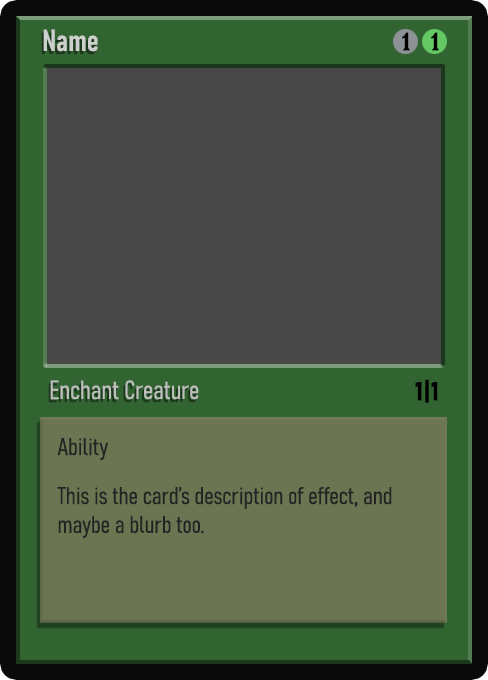
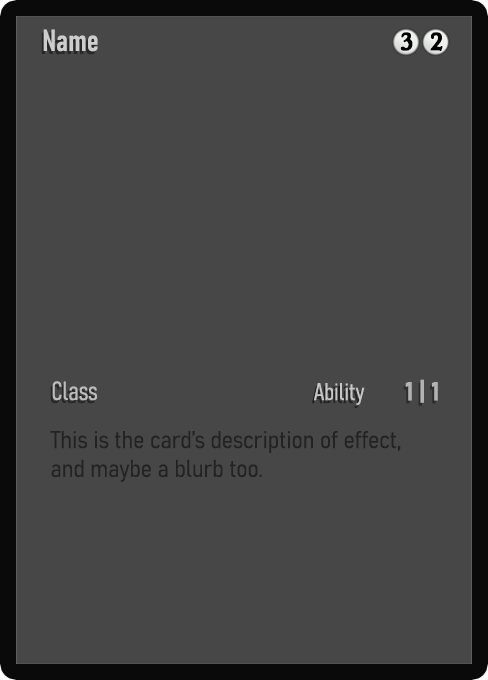
Layers edited between the first and the second 488 × 680 image:
removed group "Group 1" (17 layers) over [16, 16, 472, 664]
moved "COST" out of group "Group 1" over [392, 28, 450, 56]
renamed "Cost2" to "CostRight", painted on it over [430, 32, 443, 51]
renamed "Layer 7" to "CostRight_symbol", painted on it over [422, 28, 450, 56]
renamed "Cost1" to "CostLeft", painted on it over [400, 32, 413, 51]
renamed "Layer 4" to "CostLeft_symbol", painted on it over [392, 28, 420, 56]
added group "FRONT" with 9 layers above "Layer 3" over [16, 16, 472, 664]
moved "Name" into group "FRONT", painted on it over [43, 29, 98, 52]
"AtkDef": opacity 100% → 75%, moved it into group "FRONT", painted on it over [405, 379, 438, 403]
moved "Class" into group "FRONT", painted on it over [50, 380, 199, 401]
moved "Ability" into group "FRONT", painted on it over [57, 383, 365, 461]
moved "Desc" into group "FRONT", painted on it over [50, 431, 401, 538]
renamed "Layer 6" to "DescBG", hid it, moved it into group "FRONT", painted on it over [37, 417, 451, 643]
renamed "Layer 2" to "Frame", moved it into group "FRONT", painted on it over [16, 16, 472, 664]
renamed "card art" to "Artwork", showed it, moved it into group "FRONT", painted on it over [35, 56, 453, 375]
moved "Layer 3" out of group "Group 1" over [16, 16, 472, 664]
